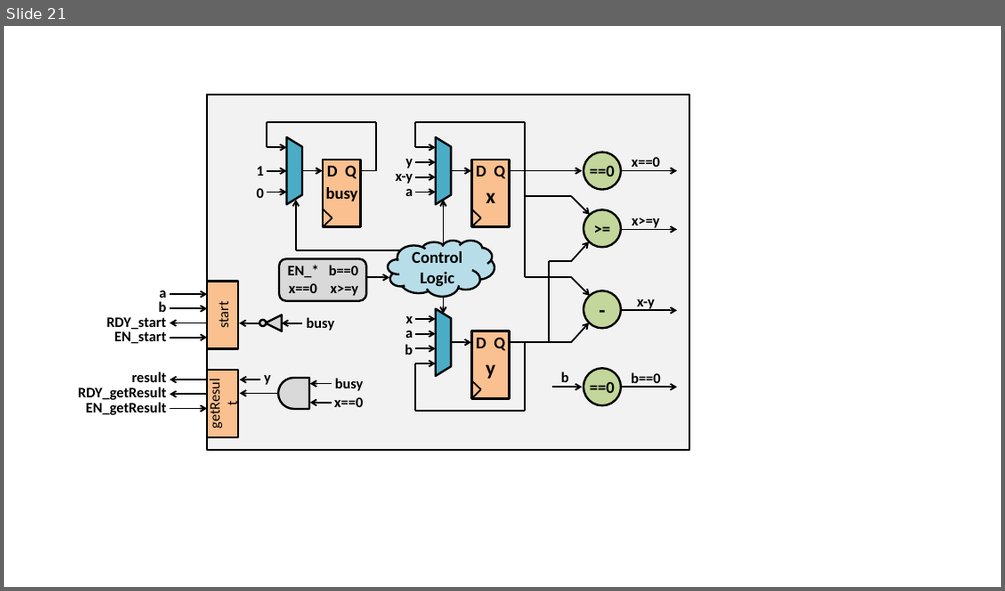
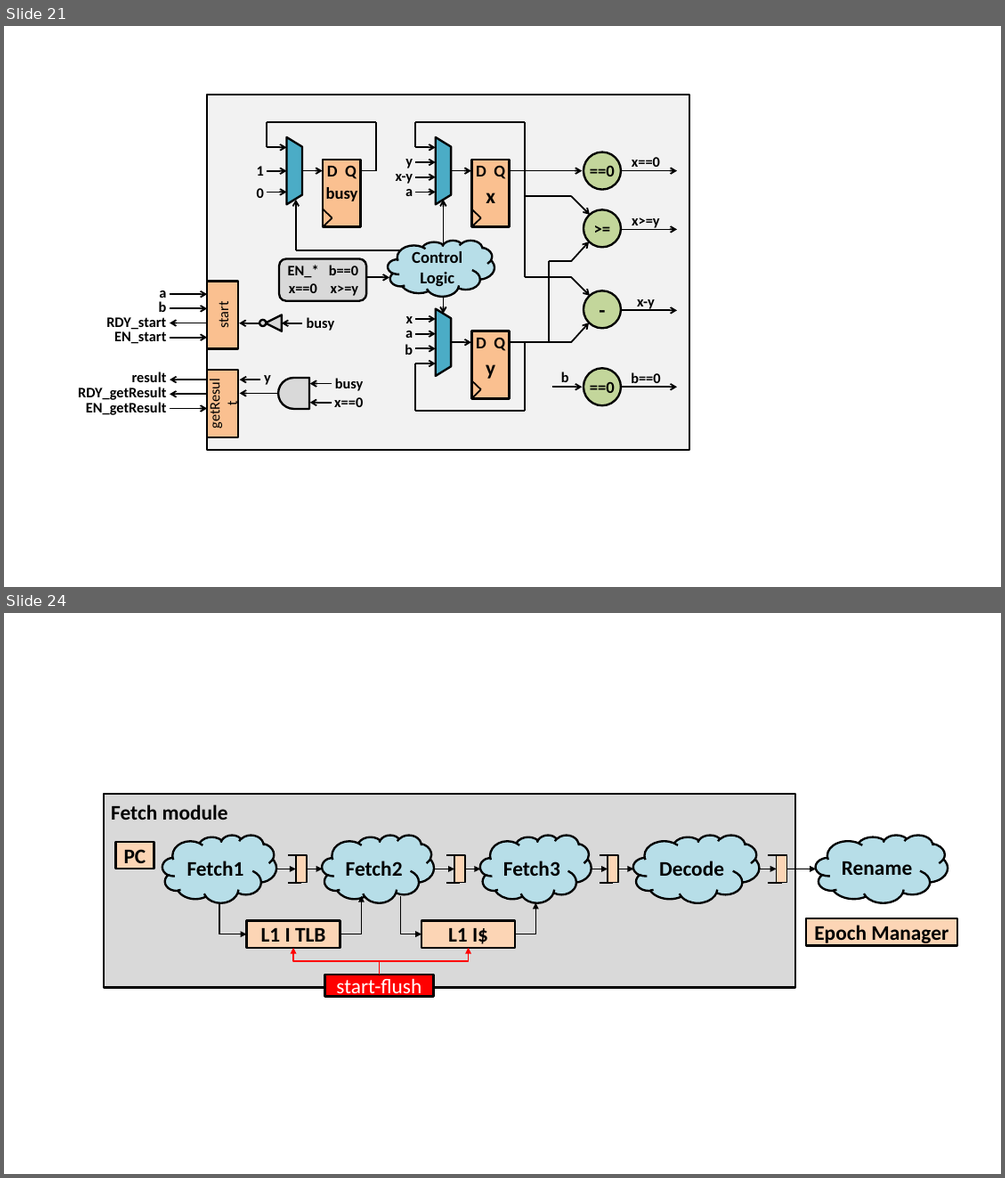
Before and after one commit to sizhuo-zhang/Micro_Top_Picks_2018, a slide deck: figs/riscy_figures.pptx. Shown one above the other, each under a label of ours: slide 21 before the commit, slides 21 and 24 after it; the slides between them are not shown. The pictures are 1005x591 and 1005x1178 pixels, drawn with LibreOffice and Linux fonts; fonts in the diff are those of the drawing. Boxes give left, top, right and bottom in pixels: in the first picture for what was removed or moved away, otherwise in the second. Text is boxed around its words. In the diff, an @@ line names an element or a change of style, - is before the commit and + after.

```diff
--- a/figs/riscy_figures.pptx
+++ b/figs/riscy_figures.pptx
@@ slide 24 added at <box>4,613,1001,1174</box>, background #FFFFFF @@
@@ group added at <box>104,794,957,996</box>: 10 rectangles, 8 arrows, 8 lines, 6 elbow arrows, 5 clouds, 1 text @@
+PC
+Fetch1
+Fetch2
+Fetch3
+Decode
+L1 I TLB
+L1 I$
+Rename
+Epoch Manager
+Fetch module
+start-flush
```
Also in this commit, not shown: 2 slides changed, 8 other files.
